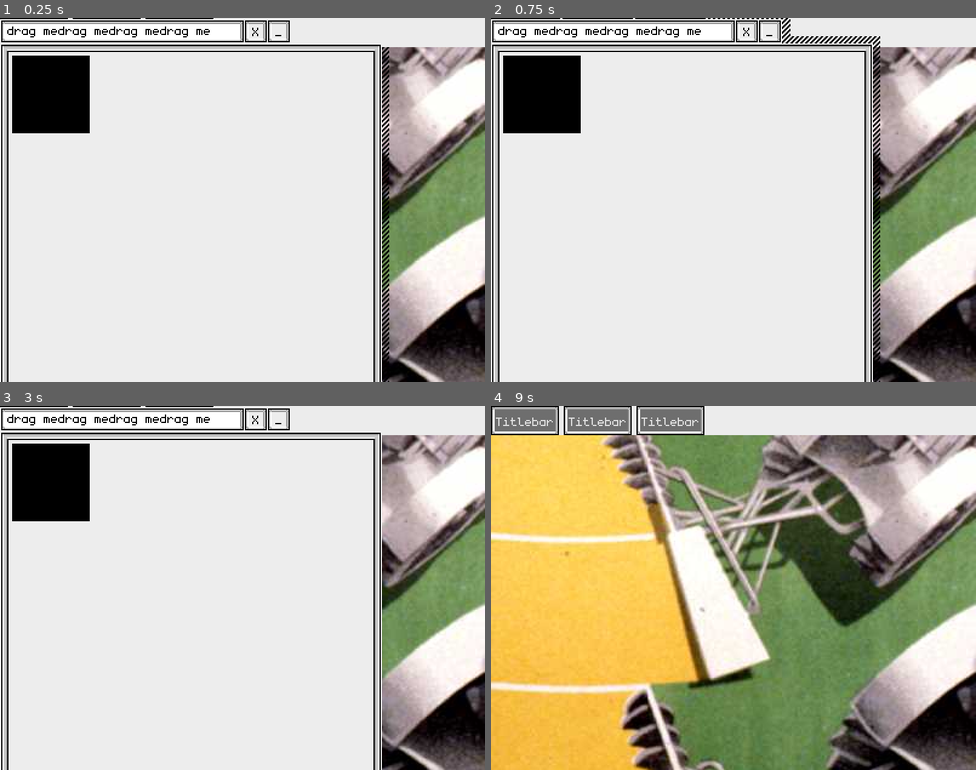
Above: before the commit, frames 1-4 (two rows, left to right).
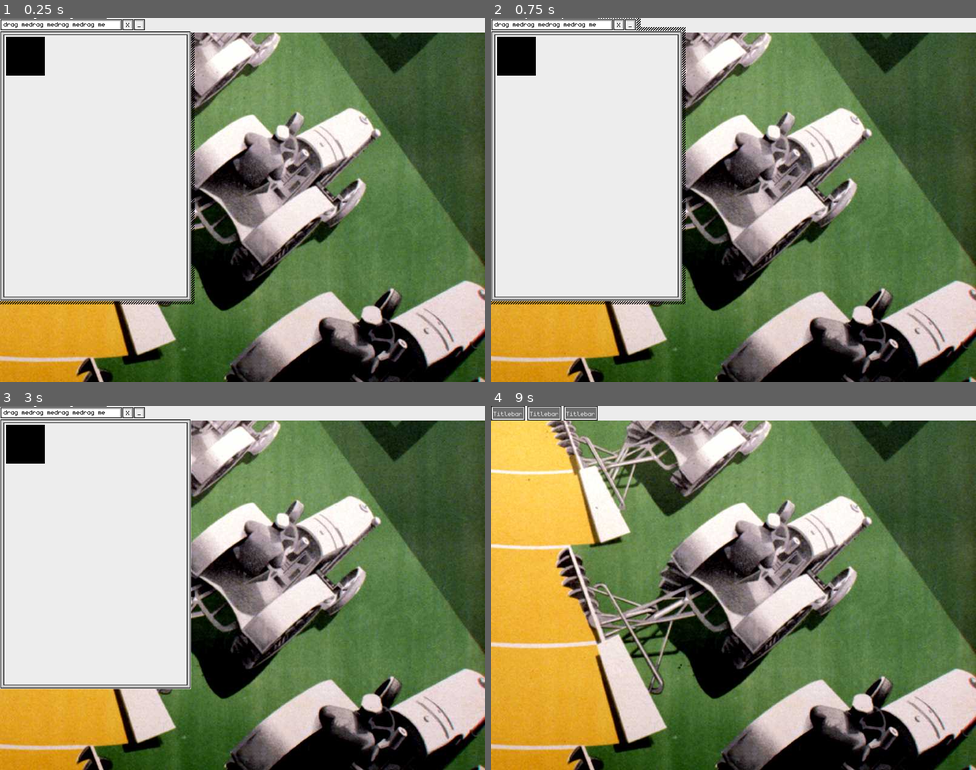
Above: after the commit, the same moments.

Repository: Brin-o/Mold
Game: Godot game, scene res://demo.tscn
Two runs of this game, one before a commit and one after it. Both use one fixed random seed, a clock stepped at 60 frames per second and the inputs below.
Inputs:
- Up to frame 1 (0.25 s): no input
- Up to frame 2 (0.75 s): click "Titlebar" at 0.5 s
- Up to frame 3 (3 s): click "Titlebar" at 1.25 s; click "Titlebar" at 2 s; click "_" at 2.75 s
- Up to frame 4 (9 s): click "Titlebar" at 3.5 s; click "Titlebar" at 4.25 s; click "Titlebar" at 5 s; click "_" at 5.75 s; click "Titlebar" at 6.5 s; click "Titlebar" at 7.25 s; click "Titlebar" at 8 s; click "_" at 8.75 s

The runs differ from the first frame. In frame 1, 68% of the frame differs, in the area x 0-100%, y 0-100%; in frame 2, 68%; in frame 3, 68%; in frame 4, 81%.
Error in both runs: Attempt to call function 'get_as_text' in base 'null instance' on a null instance. (res://Scripts/window_contents.gd:14)

Commit message:
starting work on LS and icons

Diff:
--- /dev/null
+++ b/Scenes/icon.tscn
@@ -0,0 +1,12 @@
+[gd_scene load_steps=2 format=3 uid="uid://0vajpje4e6dx"]
+
+[ext_resource type="Script" uid="uid://cwwovciohl3ox" path="res://Scripts/icon.gd" id="1_7vlay"]
+
+[node name="icon" type="Control"]
+layout_mode = 3
+anchors_preset = 15
+anchor_right = 1.0
+anchor_bottom = 1.0
+grow_horizontal = 2
+grow_vertical = 2
+script = ExtResource("1_7vlay")
--- /dev/null
+++ b/Scenes/ls.tscn
@@ -0,0 +1,14 @@
+[gd_scene load_steps=3 format=3 uid="uid://c6ugirq113rpc"]
+
+[ext_resource type="Script" uid="uid://cbled8p3xi4ts" path="res://ls.gd" id="1_hluij"]
+[ext_resource type="PackedScene" uid="uid://0vajpje4e6dx" path="res://Scenes/icon.tscn" id="2_hamj4"]
+
+[node name="Root" type="Control"]
+layout_mode = 3
+anchors_preset = 15
+anchor_right = 1.0
+anchor_bottom = 1.0
+grow_horizontal = 2
+grow_vertical = 2
+script = ExtResource("1_hluij")
+icon_scene = ExtResource("2_hamj4")
--- /dev/null
+++ b/Scripts/icon.gd
@@ -0,0 +1,3 @@
+class_name Icon extends Control
+
+var  file_path : String
--- /dev/null
+++ b/ls.gd
@@ -0,0 +1,17 @@
+extends Control
+
+@export var icon_scene : PackedScene
+
+func _ready():
+	var dir := DirAccess.open("res://Texts")
+	if dir == null: printerr("Could not open folder"); return
+	print(dir.get_files())
+	for file: String in dir.get_files():
+		if (file.contains(".import") == false):
+			print("ADDING:")
+			print("-> ", file)
+			print("--------")
+			var icon : Icon = icon_scene.instantiate()
+			icon.name = file + "_icon"
+			add_child(icon)
+			icon.file_path = "res://Texts/" + file
--- a/project.godot
+++ b/project.godot
@@ -17,8 +17,8 @@
 
 [display]
 
-window/size/viewport_width=800
-window/size/viewport_height=600
+window/size/viewport_width=1600
+window/size/viewport_height=1200
 window/stretch/scale=2.0
 
 [input]
Not shown, added: Scripts/icon.gd.uid
Not shown, added: Texts/TestFolder/testtext.txt
Not shown, added: ls.gd.uid
Not shown, changed: .gitignore
